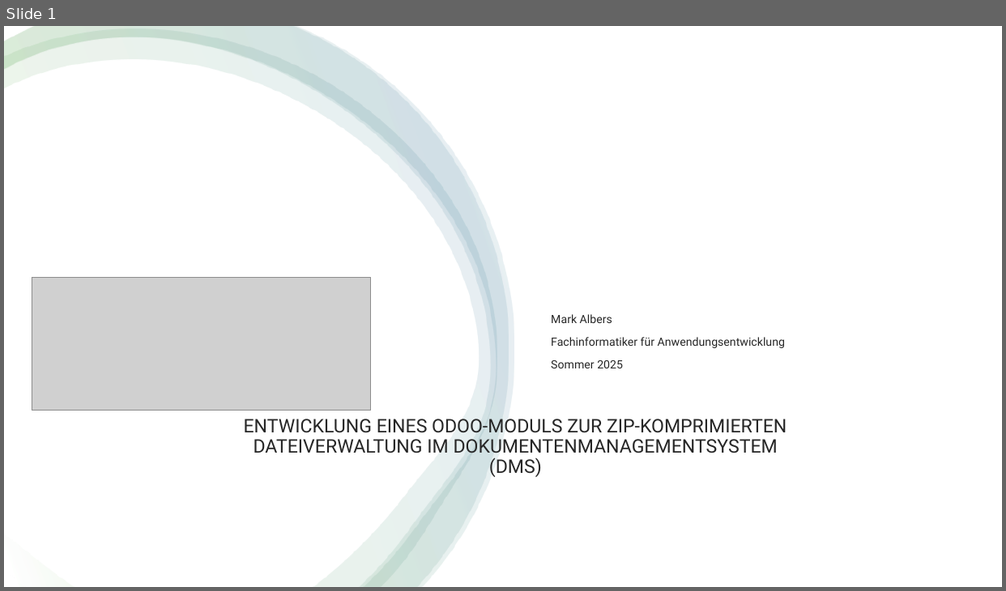
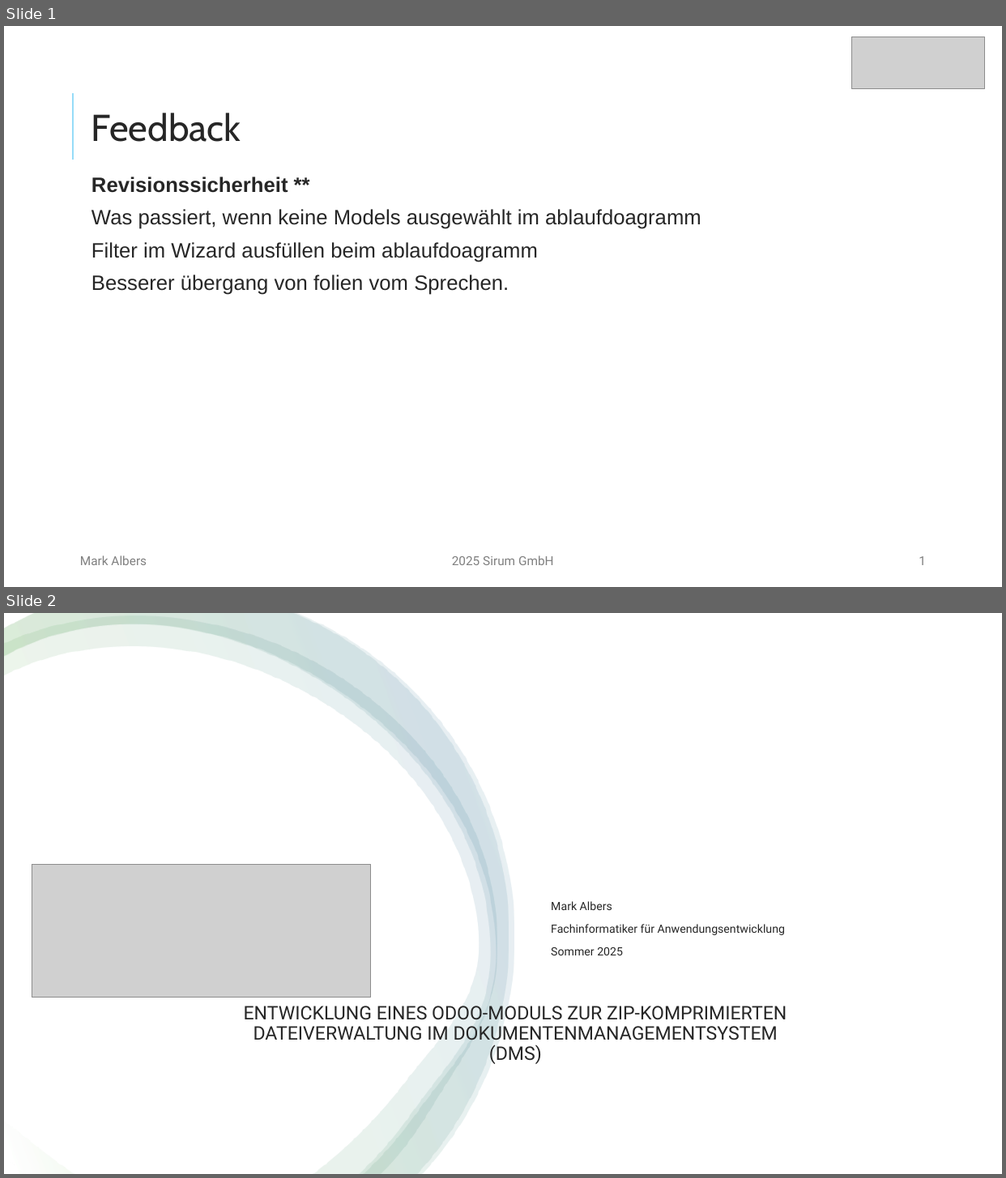
Before and after one commit to mork02/IHK-Projekt, a slide deck: Präsentation/Entwicklung eines Odoo-Moduls zur ZIP-komprimierten Dateiverwaltung im Dokumentenmanagementsystem.pptx. Shown one above the other, each under a label of ours: slide 1 before the commit, slides 1 and 2 after it. The pictures are 1006x591 and 1006x1178 pixels, drawn with LibreOffice and Linux fonts; fonts in the diff are those of the drawing; grey boxes stand for pictures. Boxes give left, top, right and bottom in pixels: in the first picture for what was removed or moved away, otherwise in the second. Text is boxed around its words. In the diff, an @@ line names an element or a change of style, - is before the commit and + after.

```diff
--- a/Präsentation/Entwicklung eines Odoo-Moduls zur ZIP-komprimierten Dateiverwaltung im Dokumentenmanagementsystem.pptx
+++ b/Präsentation/Entwicklung eines Odoo-Moduls zur ZIP-komprimierten Dateiverwaltung im Dokumentenmanagementsystem.pptx
@@ slide 1 added at [4,26,1002,587], background #FFFFFF @@
@@ picture added at [852,37,985,89] @@
@@ line added from (73, 93) to (73, 160), #96DCF8 1.5 pt @@
@@ title added at [91,113,241,142], 36 pt, text #262626 @@
+Feedback
@@ text added at [91,177,701,295], 20 pt, text #262626 @@
+Revisionssicherheit **
+Was passiert, wenn keine Models ausgewählt im ablaufdoagramm
+Filter im Wizard ausfüllen beim ablaufdoagramm
+Besserer übergang von folien vom Sprechen.
@@ text added at [80,556,147,565], 12 pt, text #808080 @@
+Mark Albers
@@ text added at [452,556,554,565], 12 pt, text #808080 @@
+2025 Sirum GmbH
@@ page number added at [918,557,926,565], 12 pt, text #808080 @@
+1
@@ what was slide 1 is now slide 2 @@
```
Also in this commit, not shown: 6 slides changed.
